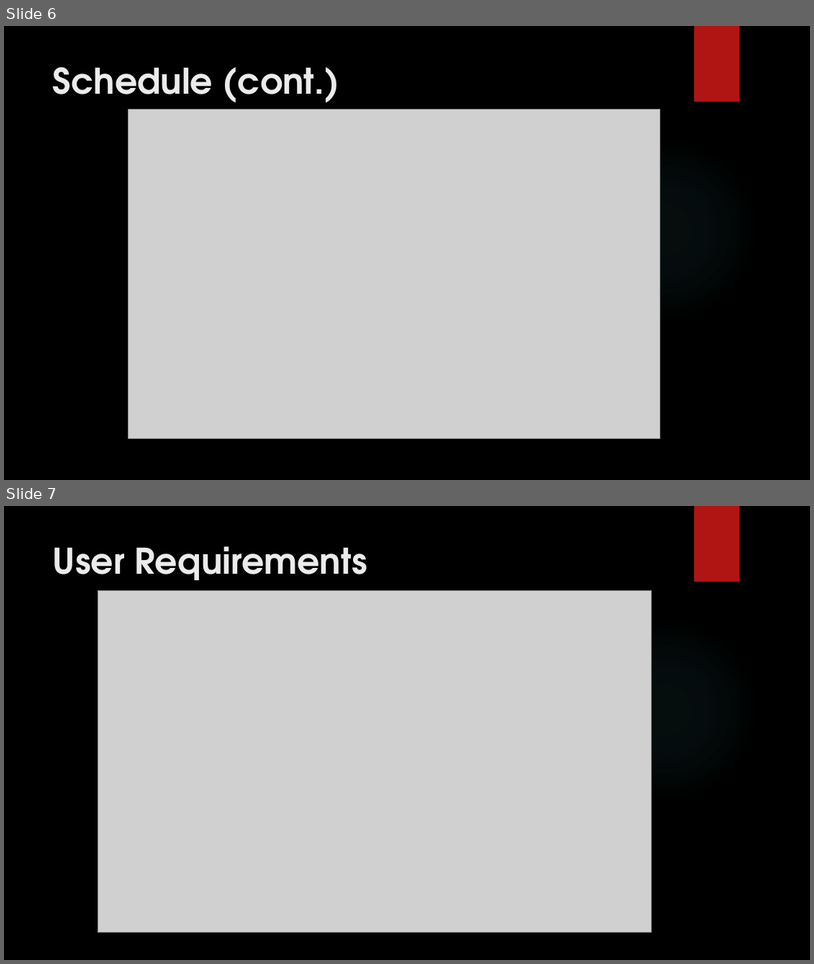
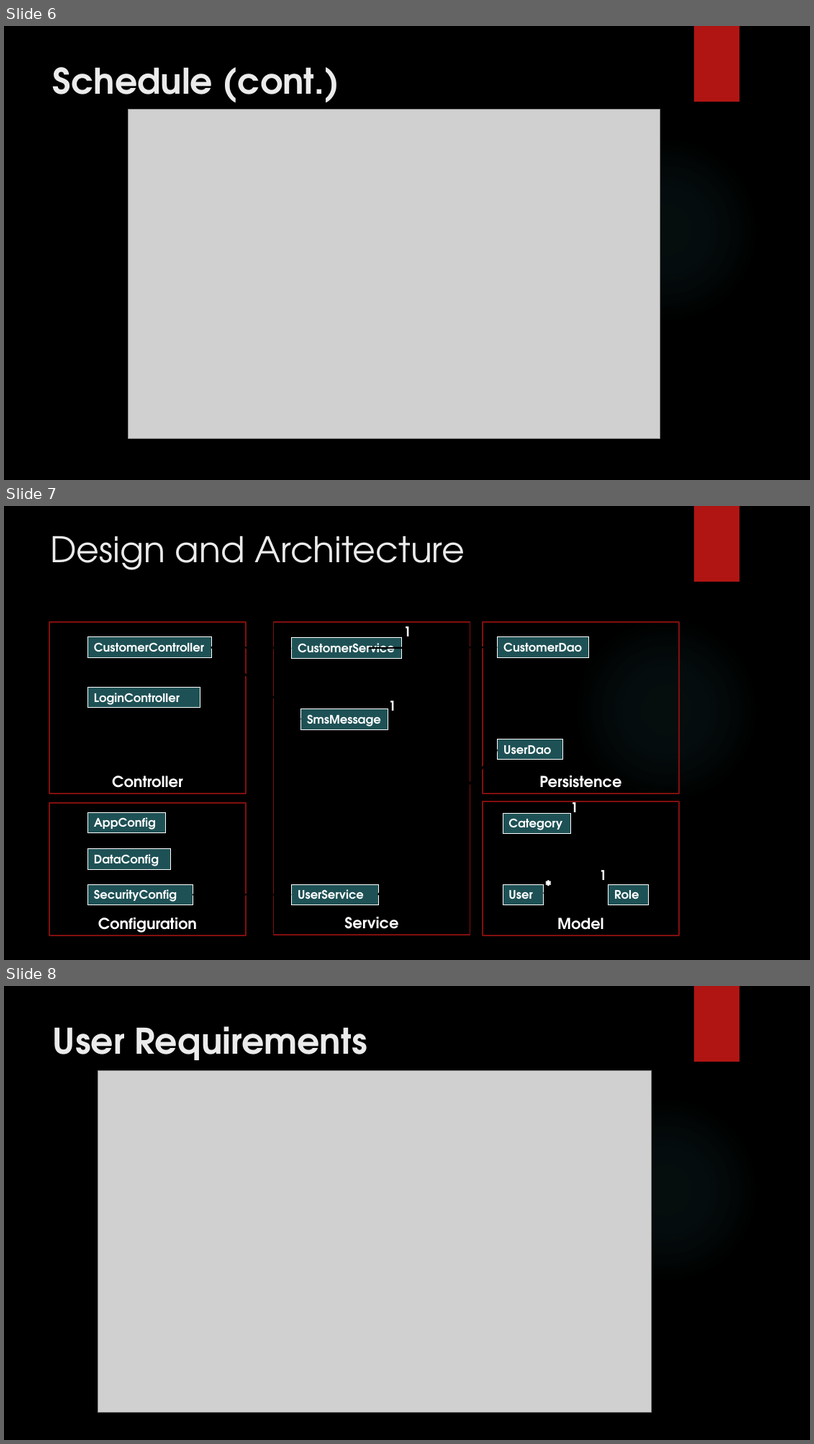
Before and after one commit to Khechoyan-Yuri/SWEII-Final, a slide deck: CustomerQueue.pptx. Shown one above the other, each under a label of ours: slides 6 and 7 before the commit, slides 6, 7 and 8 after it. The pictures are 814x964 and 814x1444 pixels, drawn with LibreOffice and Linux fonts; fonts in the diff are those of the drawing; grey boxes stand for pictures; background and template pictures are left out. Boxes give left, top, right and bottom in pixels: in the first picture for what was removed or moved away, otherwise in the second. Text is boxed around its words. In the diff, an @@ line names an element or a change of style, - is before the commit and + after.

```diff
--- a/CustomerQueue.pptx
+++ b/CustomerQueue.pptx
@@ slide 7 added at (4, 506, 810, 960), background picture (left out); not listed: 2 template elements that a slide beside it also shows @@
@@ title added at (50, 536, 465, 570), 42 pt, text #EBEBEB @@
+Design and Architecture
@@ rectangle added at (49, 622, 246, 793), outline #82100E 1.5 pt, 18 pt, text #FFFFFF, bold @@
+Controller
@@ rectangle added at (274, 622, 471, 935), outline #82100E 1.5 pt, 18 pt, text #FFFFFF, bold @@
+Service
@@ text added at (404, 622, 411, 636), 16 pt, text #FFFFFF, bold @@
+1
@@ rectangle added at (483, 622, 680, 793), outline #82100E 1.5 pt, 18 pt, text #FFFFFF, bold @@
+Persistence
@@ rectangle added at (88, 637, 212, 658), fill #1E5155, outline #FFFFFF 0.75 pt, 14 pt, text #FFFFFF, bold @@
+CustomerController
@@ arrow added from (211, 647) to (292, 648), #000000 2 pt @@
@@ arrow added from (211, 647) to (301, 720), #000000 2 pt @@
@@ rectangle added at (292, 638, 402, 659), fill #1E5155, outline #FFFFFF 0.75 pt, 14 pt, text #FFFFFF, bold @@
+CustomerService
@@ arrow added from (369, 648) to (498, 647), #000000 2 pt @@
@@ rectangle added at (498, 637, 589, 658), fill #1E5155, outline #FFFFFF 0.75 pt, 14 pt, text #FFFFFF, bold @@
+CustomerDao
@@ rectangle added at (88, 687, 200, 708), fill #1E5155, outline #FFFFFF 0.75 pt, 14 pt, text #FFFFFF, bold @@
+LoginController
@@ rectangle added at (301, 709, 388, 730), fill #1E5155, outline #FFFFFF 0.75 pt, 14 pt, text #FFFFFF, bold @@
+SmsMessage
@@ text added at (388, 700, 396, 710), 16 pt, text #FFFFFF, bold @@
+1
@@ rectangle added at (498, 739, 563, 759), fill #1E5155, outline #FFFFFF 0.75 pt, 14 pt, text #FFFFFF, bold @@
+UserDao
@@ arrow added from (378, 894) to (498, 749), #000000 2 pt @@
@@ rectangle added at (49, 803, 246, 936), outline #82100E 1.5 pt, 18 pt, text #FFFFFF, bold @@
+Configuration
@@ rectangle added at (483, 801, 680, 935), outline #82100E 1.5 pt, 18 pt, text #FFFFFF, bold @@
+Model
@@ text added at (571, 800, 578, 818), 16 pt, text #FFFFFF, bold @@
+1
@@ rectangle added at (88, 812, 166, 833), fill #1E5155, outline #FFFFFF 0.75 pt, 14 pt, text #FFFFFF, bold @@
+AppConfig
@@ rectangle added at (503, 813, 571, 834), fill #1E5155, outline #FFFFFF 0.75 pt, 14 pt, text #FFFFFF, bold @@
+Category
@@ rectangle added at (88, 849, 170, 870), fill #1E5155, outline #FFFFFF 0.75 pt, 14 pt, text #FFFFFF, bold @@
+DataConfig
@@ text added at (599, 870, 607, 880), 16 pt, text #FFFFFF, bold @@
+1
@@ rectangle added at (88, 884, 193, 905), fill #1E5155, outline #FFFFFF 0.75 pt, 14 pt, text #FFFFFF, bold @@
+SecurityConfig
@@ arrow added from (193, 894) to (292, 894), #000000 2 pt @@
@@ rectangle added at (292, 884, 378, 905), fill #1E5155, outline #FFFFFF 0.75 pt, 14 pt, text #FFFFFF, bold @@
+UserService
@@ rectangle added at (503, 884, 544, 905), fill #1E5155, outline #FFFFFF 0.75 pt, 14 pt, text #FFFFFF, bold @@
+User
@@ text added at (540, 874, 558, 896), 16 pt, text #FFFFFF, bold @@
+*
@@ line added from (544, 893) to (594, 892), #000000 2 pt @@
@@ diamond added at (594, 885, 608, 899), outline #000000 1.5 pt @@
@@ rectangle added at (609, 884, 649, 905), fill #1E5155, outline #FFFFFF 0.75 pt, 14 pt, text #FFFFFF, bold @@
+Role
@@ what was slide 7 is now slide 8 @@
```
Also in this commit, not shown: 1 other file.
